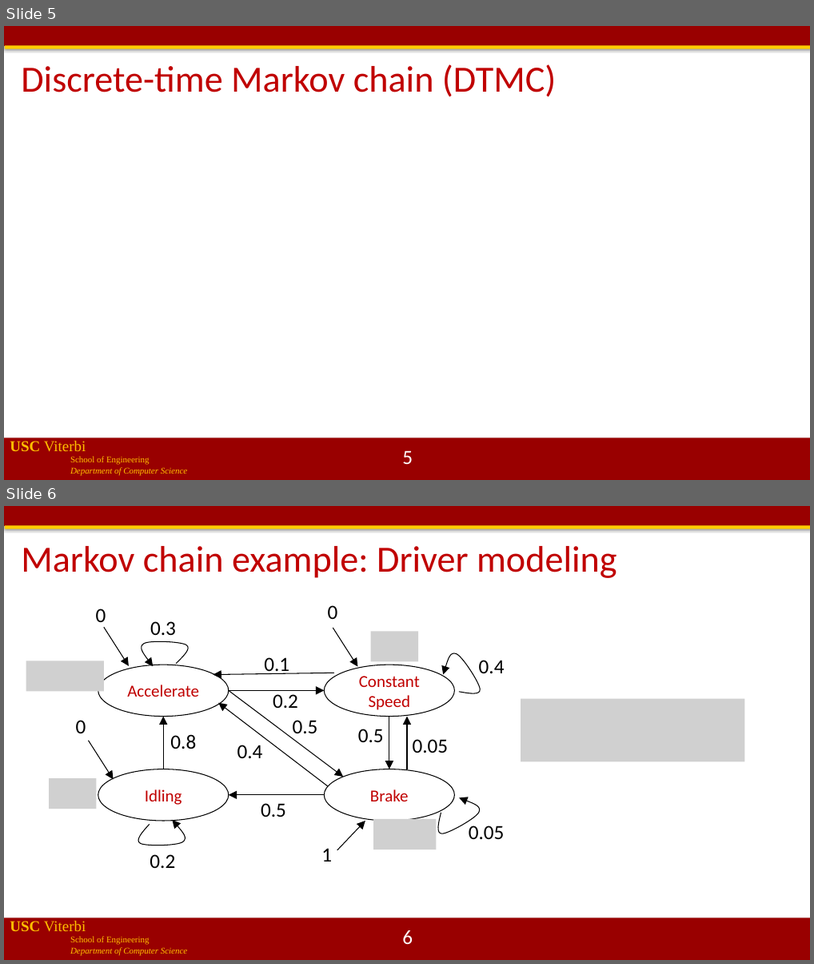
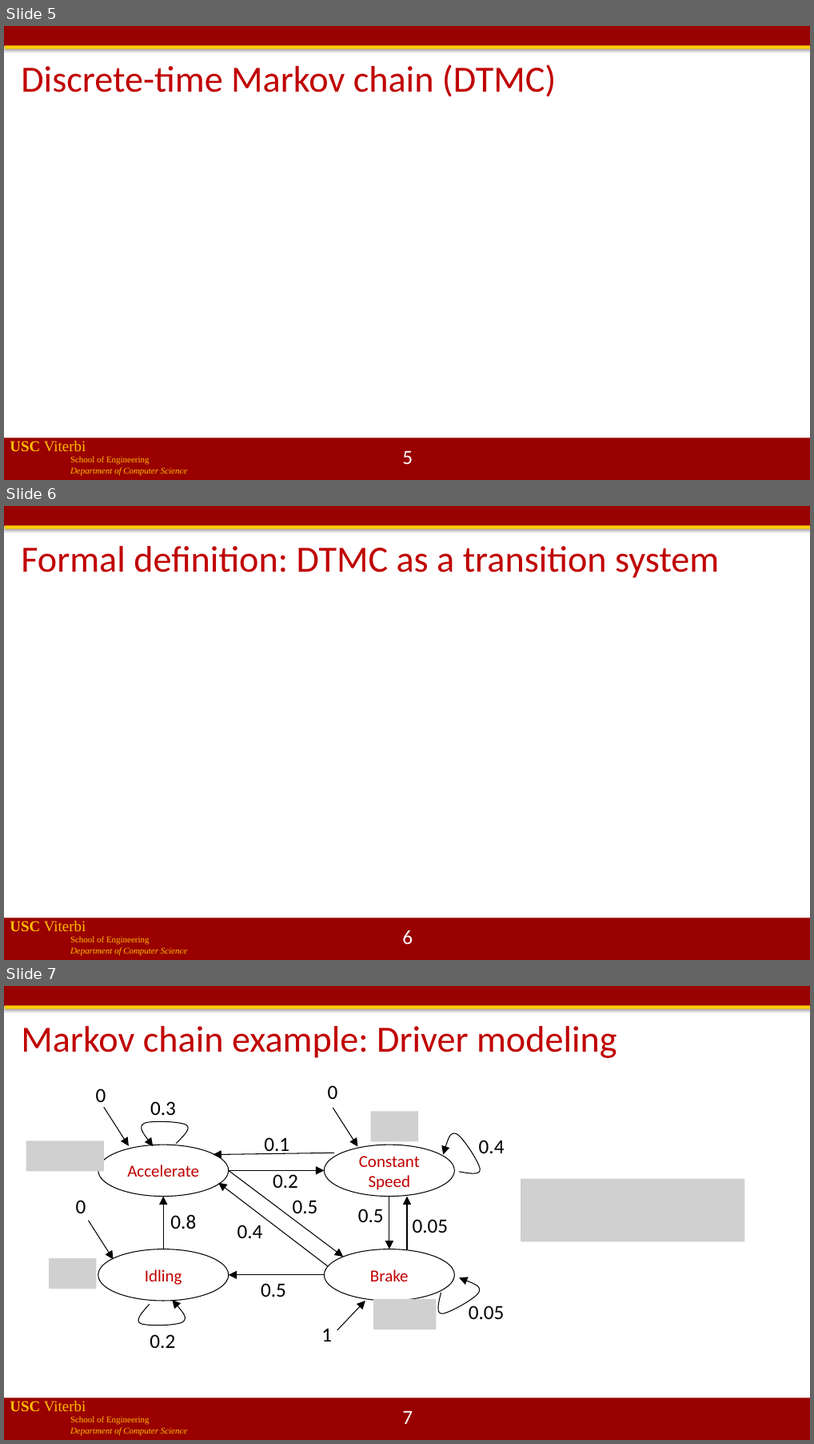
Before and after one commit to jdeshmukh/jdeshmukh.github.io, a slide deck: teaching/cs513-autocps-fall-2020/lecture8-Probabilistic-Models.pptx. Shown one above the other, each under a label of ours: slides 5 and 6 before the commit, slides 5, 6 and 7 after it. The pictures are 814x964 and 814x1444 pixels, drawn with LibreOffice and Linux fonts; fonts in the diff are those of the drawing; grey boxes stand for pictures; background and template pictures are left out. Boxes give left, top, right and bottom in pixels: in the first picture for what was removed or moved away, otherwise in the second. Text is boxed around its words. In the diff, an @@ line names an element or a change of style, - is before the commit and + after.

```diff
--- a/teaching/cs513-autocps-fall-2020/lecture8-Probabilistic-Models.pptx
+++ b/teaching/cs513-autocps-fall-2020/lecture8-Probabilistic-Models.pptx
@@ slide 6 added at (x1=4, y1=506, x2=810, y2=960), background #FFFFFF; not listed: 4 template elements that a slide beside it also shows @@
@@ title added at (x1=21, y1=546, x2=719, y2=578), 44 pt, text #C00000 @@
+Formal definition: DTMC as a transition system
@@ page number added at (x1=402, y1=930, x2=413, y2=944), 24 pt, text #FFFFFF @@
+6
@@ what was slide 6 is now slide 7 @@
@@ page number at (x1=402, y1=1410, x2=413, y2=1424): text changed @@
-6
+7
```
Also in this commit, not shown: 6 slides changed, 32 other slides added, 2 slides removed, 1 other file.
